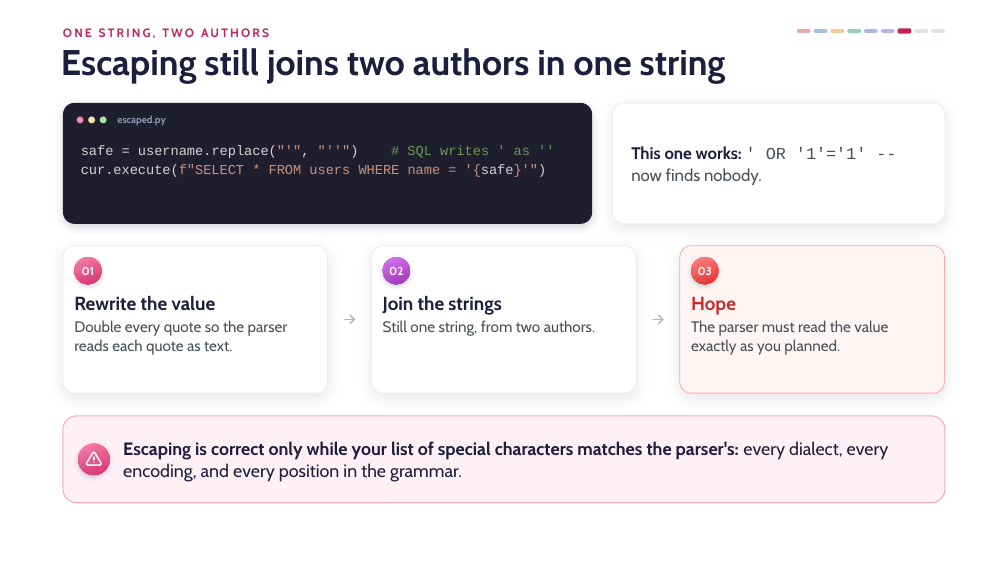
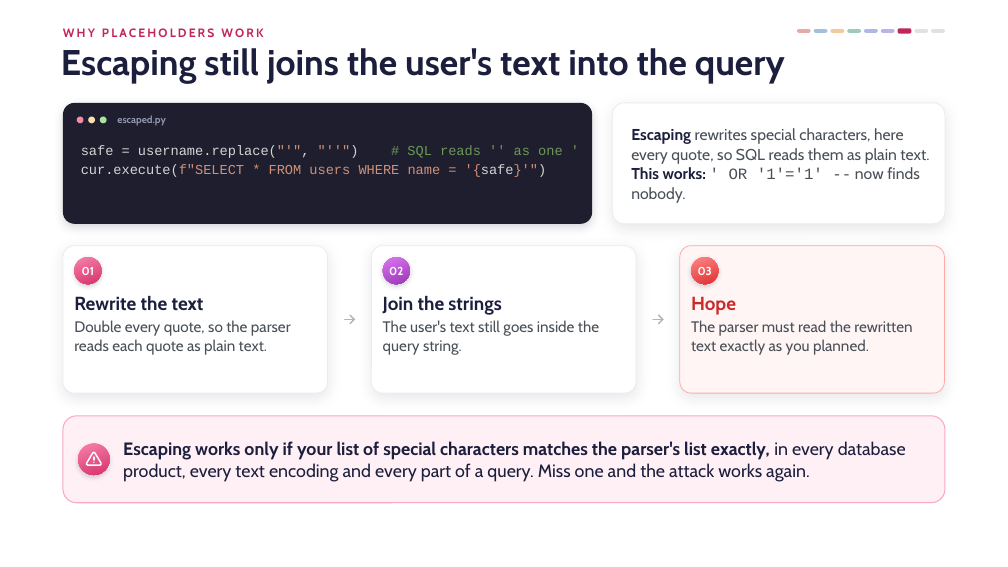
Before and after one commit to danielcregg/ai-assisted-programming, a slide deck: slide 27 of lectures-and-labs/week08/security-lecture.pptx. Drawn at 1008x567 pixels with LibreOffice and Linux fonts; fonts in the diff are those of the drawing; background and template pictures are left out. Boxes give left, top, right and bottom in pixels: in the first picture for what was removed or moved away, otherwise in the second. Text is boxed around its words. In the diff, an @@ line names an element or a change of style, - is before the commit and + after.

```diff
--- a/lectures-and-labs/week08/security-lecture.pptx
+++ b/lectures-and-labs/week08/security-lecture.pptx
@@ text at bbox=[63, 28, 263, 37]: text changed @@
-ONE STRING, TWO AUTHORS
+WHY PLACEHOLDERS WORK
@@ title at bbox=[61, 48, 785, 83]: text changed @@
-Escaping still joins two authors in one string
+Escaping still joins the user's text into the query
@@ text at bbox=[81, 145, 563, 158]: text changed @@
-safe = username.replace("'", "''") # SQL writes ' as ''
+safe = username.replace("'", "''") # SQL reads '' as one '
@@ text at bbox=[631, 128, 929, 203]: text changed; size 16 to 15 pt @@
-This one works: ' OR '1'='1' -- now finds nobody.
+Escaping rewrites special characters, here every quote, so SQL reads them as plain text. This works: ' OR '1'='1' -- now finds nobody.
@@ text at bbox=[74, 296, 291, 355]: text changed @@
-Rewrite the value
-Double every quote so the parser reads each quote as text.
+Rewrite the text
+Double every quote, so the parser reads each quote as plain text.
@@ text at bbox=[383, 320, 599, 355]: text changed @@
-Still one string, from two authors.
+The user's text still goes inside the query string.
@@ text at bbox=[691, 320, 912, 355]: text changed @@
-The parser must read the value exactly as you planned.
+The parser must read the rewritten text exactly as you planned.
@@ text at bbox=[123, 441, 906, 482]: text changed; bold off @@
-Escaping is correct only while your list of special characters matches the parser's: every dialect, every encoding, and every position in the grammar.
+Escaping works only if your list of special characters matches the parser's list exactly, in every database product, every text encoding and every part of a query. Miss one and the attack works again.
```
Also in this commit, not shown: 51 other slides changed, 1 other file.
